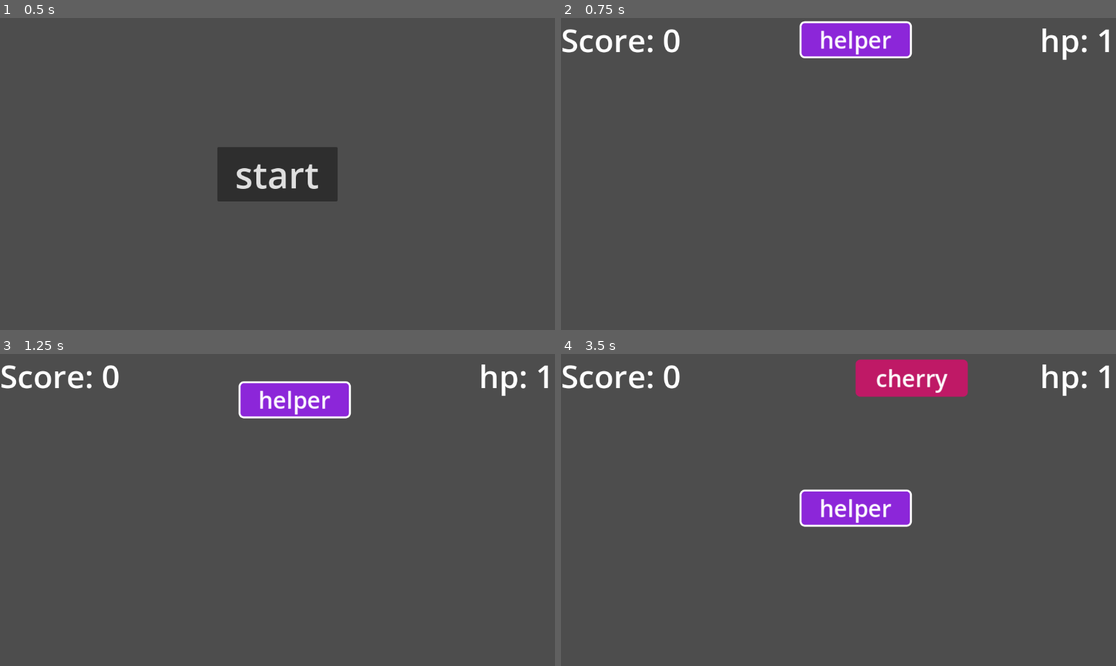
Above: before the commit, frames 1-4 (two rows, left to right).
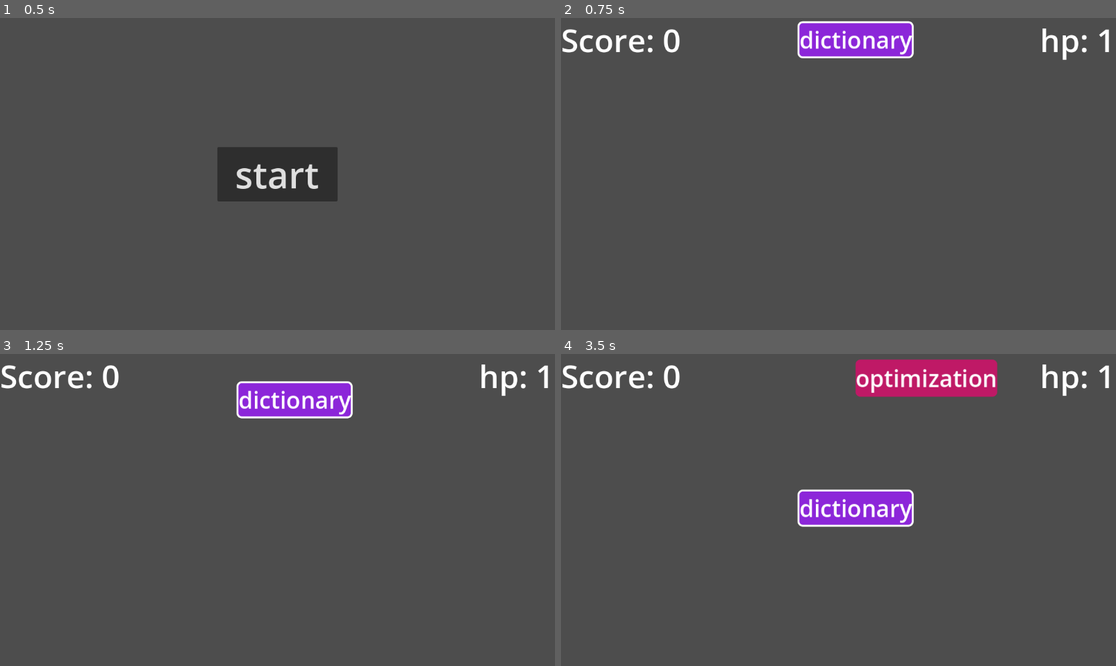
Above: after the commit, the same moments.

Repository: HuLunTunTao/godot_typing
Game: Godot game, scene res://Pages/start_page.tscn
Same seed, same stepped clock (60 frames per second), same inputs: the game is played once before the commit and once after it.
Inputs:
- Up to frame 1 (0.5 s): no input
- Up to frame 2 (0.75 s): click "start" at 0.5 s
- Up to frame 3 (1.25 s): no input
- Up to frame 4 (3.5 s): tap Enter at 1.25 s

Frame 1 is identical in both runs. In frame 2, 0.8% of the frame differs, in the area x 42-64%, y 0-13%; in frame 3, 0.8%; in frame 4, 2.1%, in the area x 42-79%, y 1-56%.

Commit message:
将单词改为使用json存储

Diff:
--- /dev/null
+++ b/Assets/words.json
@@ -0,0 +1,124 @@
+[
+  "godot",
+  "engine",
+  "script",
+  "node",
+  "scene",
+  "vector",
+  "sprite",
+  "input",
+  "game",
+  "typing",
+  "physics",
+  "collision",
+  "signal",
+  "variable",
+  "function",
+  "texture",
+  "camera",
+  "viewport",
+  "delta",
+  "translation",
+  "rotation",
+  "scale",
+  "instance",
+  "inheritance",
+  "debugging",
+  "shader",
+  "material",
+  "particle",
+  "control",
+  "button",
+  "container",
+  "canvas",
+  "module",
+  "resource",
+  "project",
+  "export",
+  "import",
+  "editor",
+  "plugin",
+  "remote",
+  "local",
+  "string",
+  "integer",
+  "float",
+  "boolean",
+  "dictionary",
+  "array",
+  "object",
+  "system",
+  "animation",
+  "player",
+  "tilemap",
+  "collision",
+  "transform",
+  "spatial",
+  "control",
+  "algorithm",
+  "recursion",
+  "binary",
+  "compiler",
+  "thread",
+  "process",
+  "memory",
+  "cache",
+  "syntax",
+  "interface",
+  "abstract",
+  "static",
+  "dynamic",
+  "constant",
+  "database",
+  "query",
+  "network",
+  "protocol",
+  "socket",
+  "client",
+  "server",
+  "request",
+  "response",
+  "asynchronous",
+  "promise",
+  "callback",
+  "iterator",
+  "generator",
+  "template",
+  "component",
+  "lifecycle",
+  "middleware",
+  "encryption",
+  "security",
+  "authentication",
+  "authorization",
+  "repository",
+  "commit",
+  "branch",
+  "merge",
+  "conflict",
+  "pipeline",
+  "deployment",
+  "virtualization",
+  "container",
+  "orchestration",
+  "microservice",
+  "framework",
+  "library",
+  "package",
+  "dependency",
+  "environment",
+  "production",
+  "staging",
+  "develop",
+  "refactoring",
+  "optimization",
+  "latency",
+  "throughput",
+  "rendering",
+  "pipeline",
+  "geometry",
+  "fragment",
+  "vertex",
+  "buffer",
+  "uniform"
+]
--- a/Pages/main_page.gd
+++ b/Pages/main_page.gd
@@ -32,11 +32,11 @@
 		$SacoreLabel.text = "Score: %d" % score
 
 func load_words(path: String):
-	if FileAccess.file_exists(path):
-		var file = FileAccess.open(path, FileAccess.READ)
-		var content = file.get_as_text()
-		word_list = Array(content.split("\n", false))
-		file.close()
+	var res := ResourceLoader.load(path)
+	if res is JSON:
+		word_list = res.data
+	else:
+		push_error("Failed to load words JSON or dynamic cast failed")
 
 func generate_word_card(word:String):
 	var word_card = word_card_scene.instantiate()
@@ -120,6 +120,6 @@
 func _ready():
 	hp=1
 	score=0
-	load_words("res://Assets/words.txt")
+	load_words("res://Assets/words.json")
 	game_start()
 	next_card_focus()
Not shown, removed: Assets/words.txt
